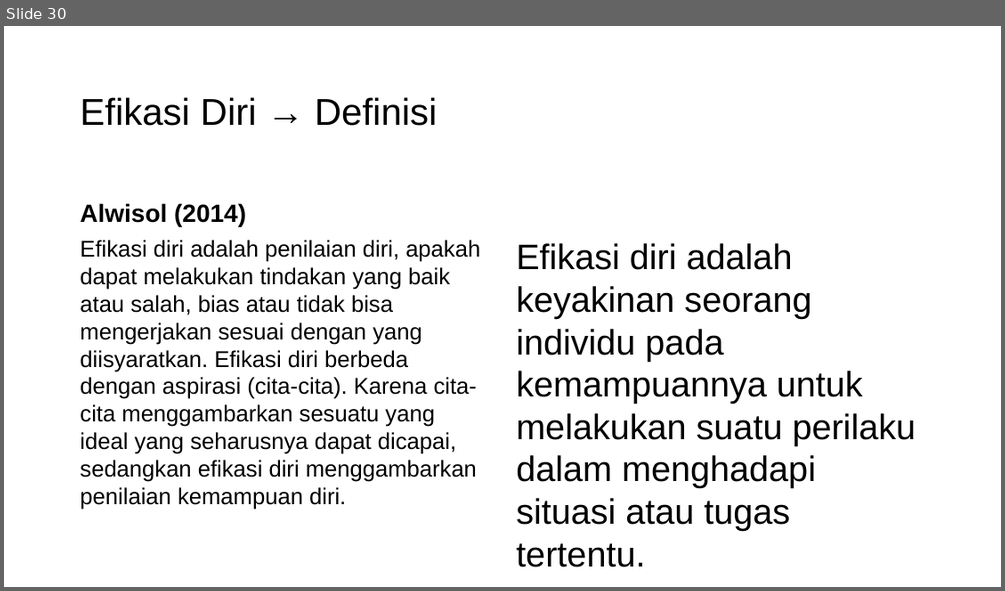
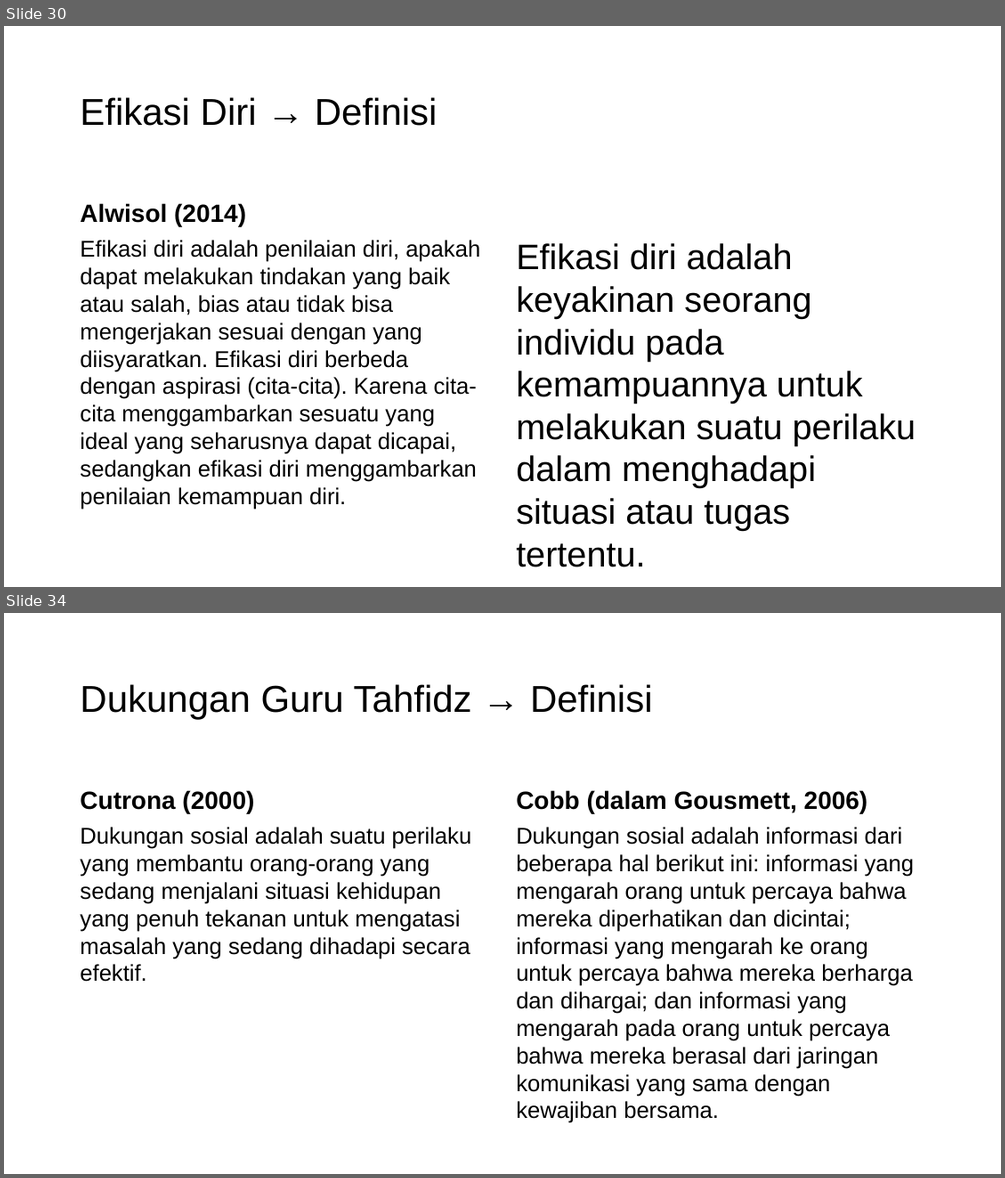
Before and after one commit to mzaini30/skripsi, a slide deck: seminar proposal.pptx. Shown one above the other, each under a label of ours: slide 30 before the commit, slides 30 and 34 after it; the slides between them are not shown. The pictures are 1005x591 and 1005x1178 pixels, drawn with LibreOffice and Linux fonts; fonts in the diff are those of the drawing; background and template pictures are left out. Boxes give left, top, right and bottom in pixels: in the first picture for what was removed or moved away, otherwise in the second. Text is boxed around its words. In the diff, an @@ line names an element or a change of style, - is before the commit and + after.

```diff
--- a/seminar proposal.pptx
+++ b/seminar proposal.pptx
@@ slide 34 added at (x1=4, y1=613, x2=1001, y2=1174), background picture (left out) @@
@@ title added at (x1=80, y1=684, x2=653, y2=719), 36 pt, text #000000 @@
+Dukungan Guru Tahfidz → Definisi
@@ text added at (x1=80, y1=790, x2=254, y2=813), 24 pt, text #000000, bold @@
+Cutrona (2000)
@@ text added at (x1=516, y1=790, x2=868, y2=813), 24 pt, text #000000, bold @@
+Cobb (dalam Gousmett, 2006)
@@ text added at (x1=80, y1=827, x2=472, y2=981), 22 pt, text #000000 @@
+Dukungan sosial adalah suatu perilaku yang membantu orang-orang yang sedang menjalani situasi kehidupan yang penuh tekanan untuk mengatasi masalah yang sedang dihadapi secara efektif.
@@ text added at (x1=516, y1=827, x2=914, y2=1123), 22 pt, text #000000 @@
+Dukungan sosial adalah informasi dari beberapa hal berikut ini: informasi yang mengarah orang untuk percaya bahwa mereka diperhatikan dan dicintai; informasi yang mengarah ke orang untuk percaya bahwa mereka berharga dan dihargai; dan informasi yang mengarah pada orang untuk percaya bahwa mereka berasal dari jaringan komunikasi yang sama dengan kewajiban bersama.
```
Also in this commit, not shown: 17 slides changed, 5 other slides added.
